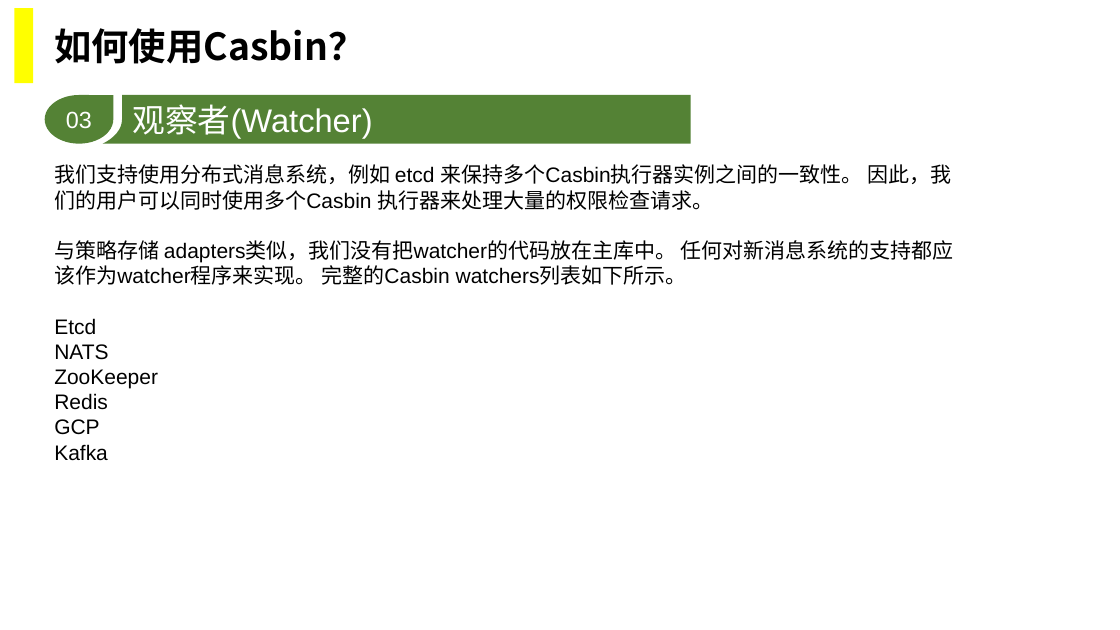
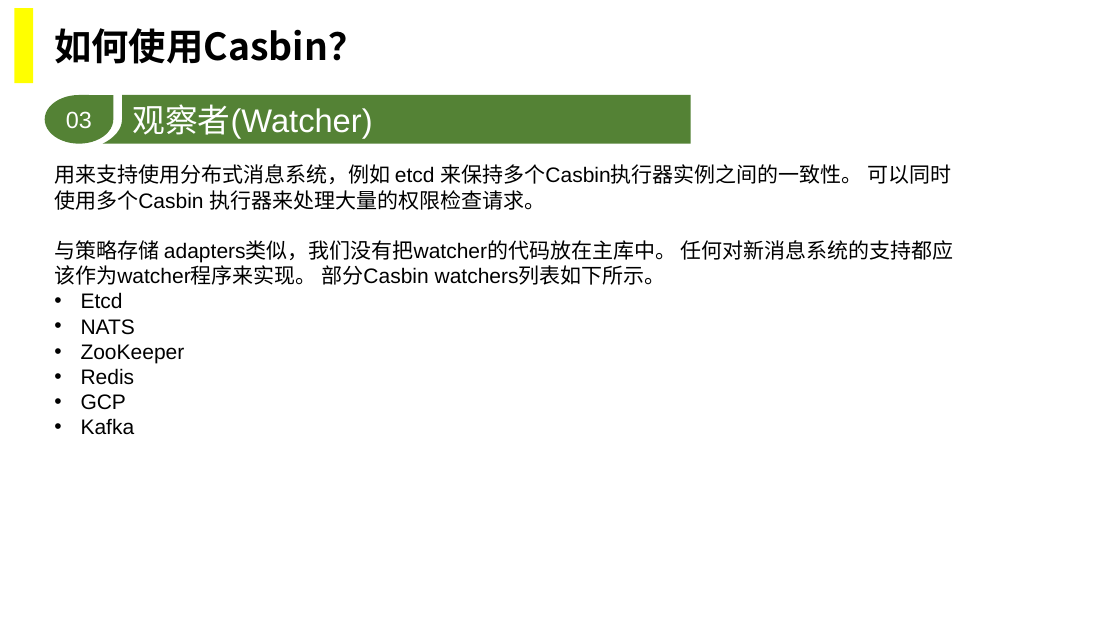
Before and after one commit to marvinang/learn_rust, a slide deck: slide 20 of casbin.pptx. Drawn at 1120x630 pixels with LibreOffice and Linux fonts; fonts in the diff are those of the drawing; background and template pictures are left out. Boxes give left, top, right and bottom in pixels: in the first picture for what was removed or moved away, otherwise in the second. Text is boxed around its words. In the diff, an @@ line names an element or a change of style, - is before the commit and + after.

Commit message:
update ppt

```diff
--- a/casbin.pptx
+++ b/casbin.pptx
@@ text at bbox=[54, 164, 954, 285]: text changed @@
-我们支持使用分布式消息系统，例如 etcd 来保持多个Casbin执行器实例之间的一致性。 因此，我们的用户可以同时使用多个Casbin 执行器来处理大量的权限检查请求。
-与策略存储 adapters类似，我们没有把watcher的代码放在主库中。 任何对新消息系统的支持都应该作为watcher程序来实现。 完整的Casbin watchers列表如下所示。
+用来支持使用分布式消息系统，例如 etcd 来保持多个Casbin执行器实例之间的一致性。 可以同时使用多个Casbin 执行器来处理大量的权限检查请求。
+与策略存储 adapters类似，我们没有把watcher的代码放在主库中。 任何对新消息系统的支持都应该作为watcher程序来实现。 部分Casbin watchers列表如下所示。
@@ text at bbox=[81, 292, 185, 434]: bullet none to • @@
```
Also in this commit, not shown: 12 other slides changed, 2 slides added.
